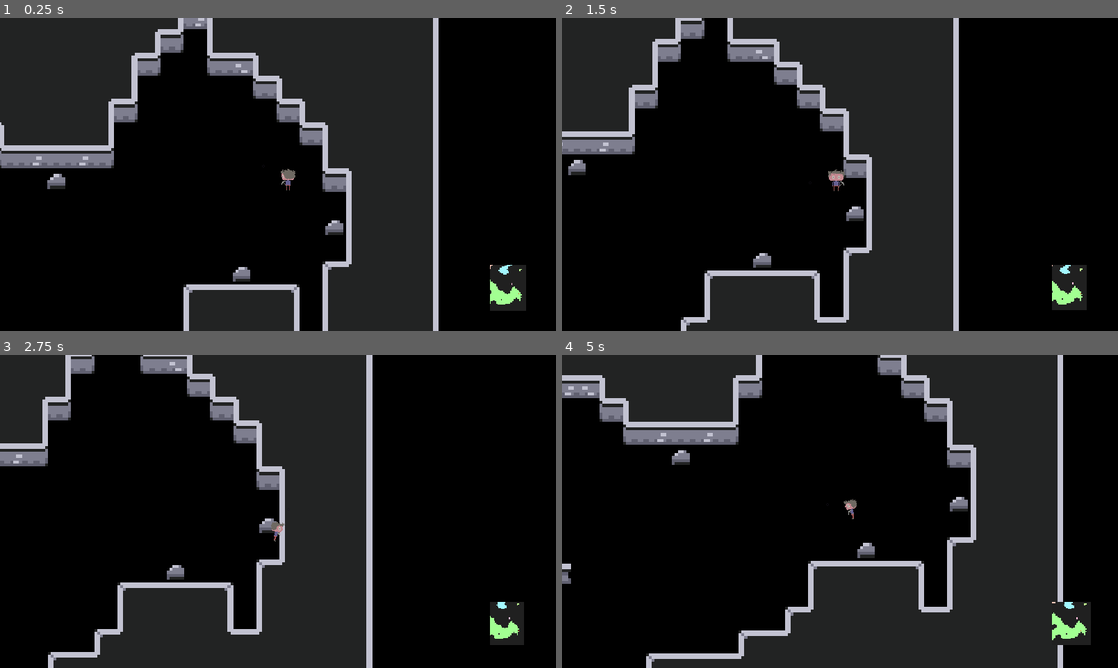
Above: before the commit, frames 1-4 (two rows, left to right).
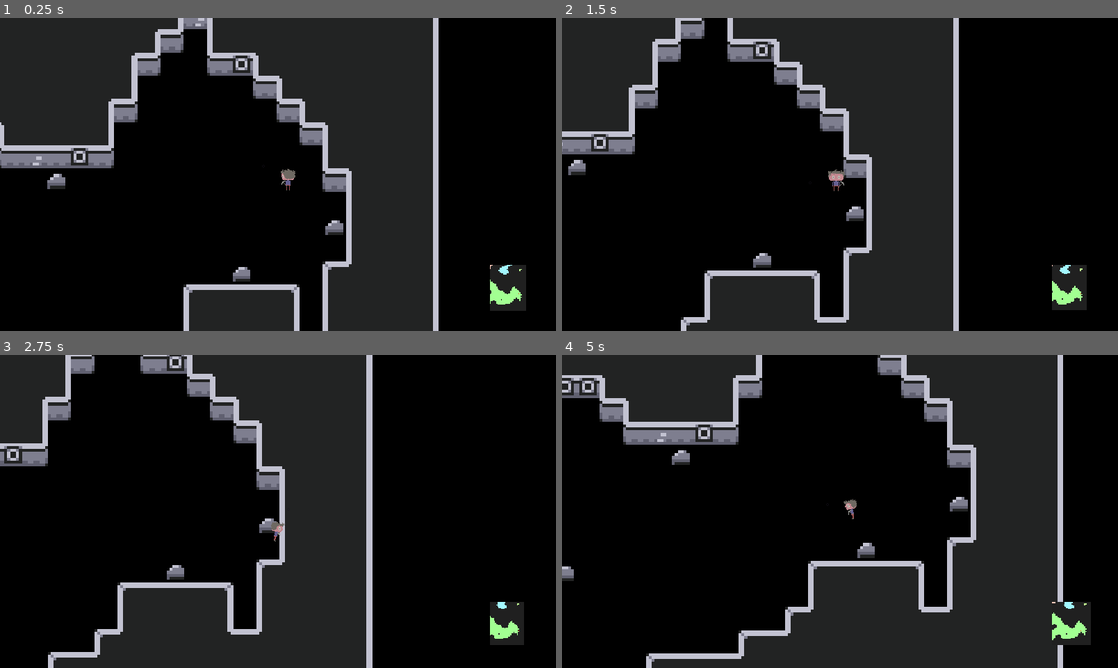
Above: after the commit, the same moments.

Repository: FrankJRix/minorman-game
Game: Godot game, scene res://classes/procedural_generation/ProceduralGeneration.tscn
Two runs of this game, one before a commit and one after it. Both use one fixed random seed, a clock stepped at 60 frames per second and the inputs below. This scene is started directly instead of the project's main scene.
Inputs (mouse positions are in pixels of both pictures, inside the frame that each line leads up to):
- Up to frame 1 (0.25 s): no input
- Up to frame 2 (1.5 s): tap Enter (test_fullscreen) at 0.5 s; move the mouse to (962, 158) at 0.52 s; press the mouse at (962, 158) at 0.53 s; hold D (move_east) 0.53-1.28 s; tap Space (jump) at 0.77 s; move the mouse to (728, 190) at 1.27 s; release the mouse at (728, 190) at 1.28 s; hold S (move_south) from 1.28 s (still down); tap E (interact) at 1.35 s
- Up to frame 3 (2.75 s): tap Space (jump) at 1.52 s; move the mouse to (333, 442) at 2.02 s; release S (move_south) at 2.03 s; hold D (move_east) from 2.03 s (still down); hold Shift (sprint) from 2.03 s (still down)
- Up to frame 4 (5 s): move the mouse to (812, 574) at 2.77 s; release D (move_east) at 2.78 s; release Shift (sprint) at 2.78 s; hold W (move_north) 2.78-3.53 s; click (812, 574) at 2.85 s; tap Space (jump) at 3.02, 3.77, 4.52 s; move the mouse to (1006, 558) at 3.52 s; hold A (move_west) from 3.53 s (still down); tap E (interact) at 3.6 s; move the mouse to (673, 464) at 4.27 s; tap Shift (sprint) at 4.35 s

The runs differ from the first frame. In frame 1, 0.3% of the frame differs, in the area x 12-93%, y 12-86%; in frame 2, 0.3%; in frame 3, 0.3%; in frame 4, 0.5%, in the area x 0-93%, y 7-85%.
Error in both runs: Invalid get index 'jump' (on base: 'Dictionary'). (res://characters/player/norman_state_machine.gd:16)

Commit message:
Algoritmino carino che elimina i tunnel più piccoli de un tot.

Diff:
--- a/00_MinorMan/classes/procedural_generation/cave_generator.gd
+++ b/00_MinorMan/classes/procedural_generation/cave_generator.gd
@@ -12,6 +12,8 @@
 const NUMBER_OF_STEPS = 6
 
 const MINIMUM_CAVE_AREA = 750
+const MIN_TUNNEL_AREA = 3
+
 enum SPAWN_ID {PLAYER, ENEMY, LOOT}
 
 export var CAVE_WIDTH = 54
@@ -122,7 +124,13 @@
 	tunnels[str(id)]["start"] = start
 	tunnels[str(id)]["area"] = 1
 
-	traverse_tunnel_and_call_func(start, id, "mark_tunnel_step", [id])
+	traverse_tunnel_and_call_func(start, "mark_tunnel_step", [id])
+
+	if tunnels[str(id)]["area"] <= MIN_TUNNEL_AREA:
+		print("--------------------------L'area di " + str(id) + " era " + str(tunnels[str(id)]["area"]) + " e poi è stato")
+		tunnels[str(id)]["area"] = 0
+		fill_tunnel_step(start)
+		traverse_tunnel_and_call_func(start, "fill_tunnel_step", [])
 
 	if tunnels[str(id)]["area"] > largest_tunnel["area"]:
 		largest_tunnel["id"] = id
@@ -135,6 +143,12 @@
 func mark_tunnel_step(id, coords):
 	map.set_tunnel_id(coords.x, coords.y, id)
 	tunnels[str(id)]["area"] += 1
+
+
+func fill_tunnel_step(coords):
+	map.set_empty_cell(coords.x, coords.y)
+	map.set_rock_state(coords.x, coords.y, true)
+	print("--------------------------------------------------ROCCIATO!")
 
 
 func get_frontier_neighbors(point):
@@ -188,7 +202,10 @@
 
 
 # Attraversa il tunnel con un algoritmo di flood fill e chiama una funzione su ogni cella.
-func traverse_tunnel_and_call_func(start_cell: Vector2, target_id: int, function: String, vararg: Array):
+# Nella chiamata vanno messi gli argomenti da passare alla funzione puntata in un array,
+# alla fine della quale verrà appeso il vettore coordinate.
+# La funzione step andrà chiamata manualmente sulla prima cella.
+func traverse_tunnel_and_call_func(start_cell: Vector2, function: String, vararg: Array):
 	var current: Vector2
 	var frontier := []
 	var visited := []
